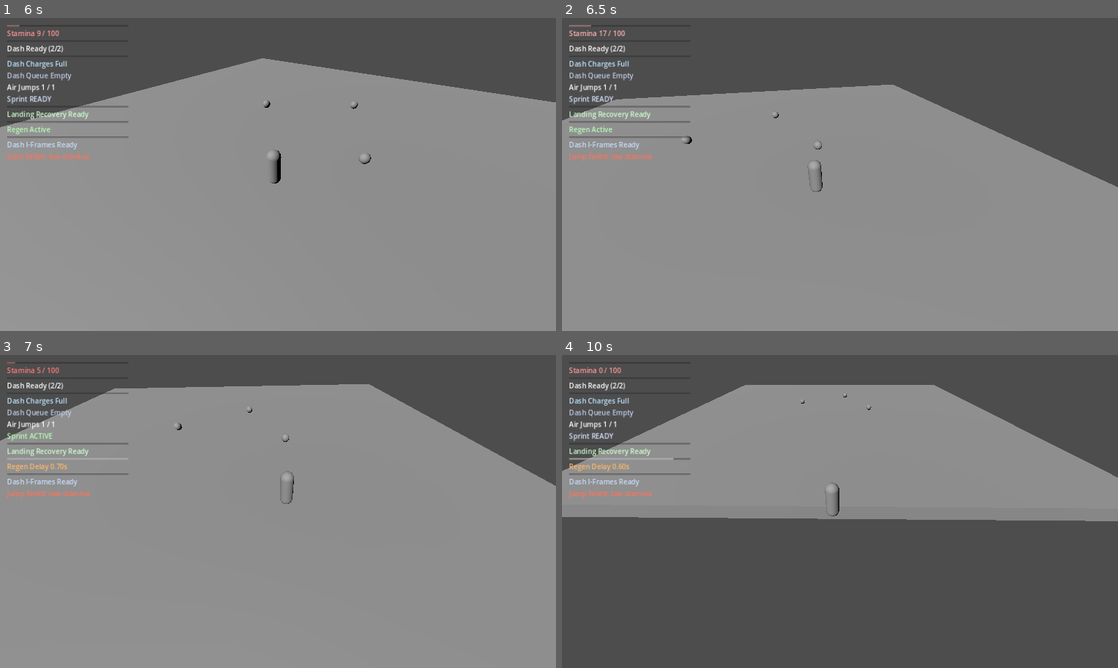
Above: before the commit, frames 1-4 (two rows, left to right).
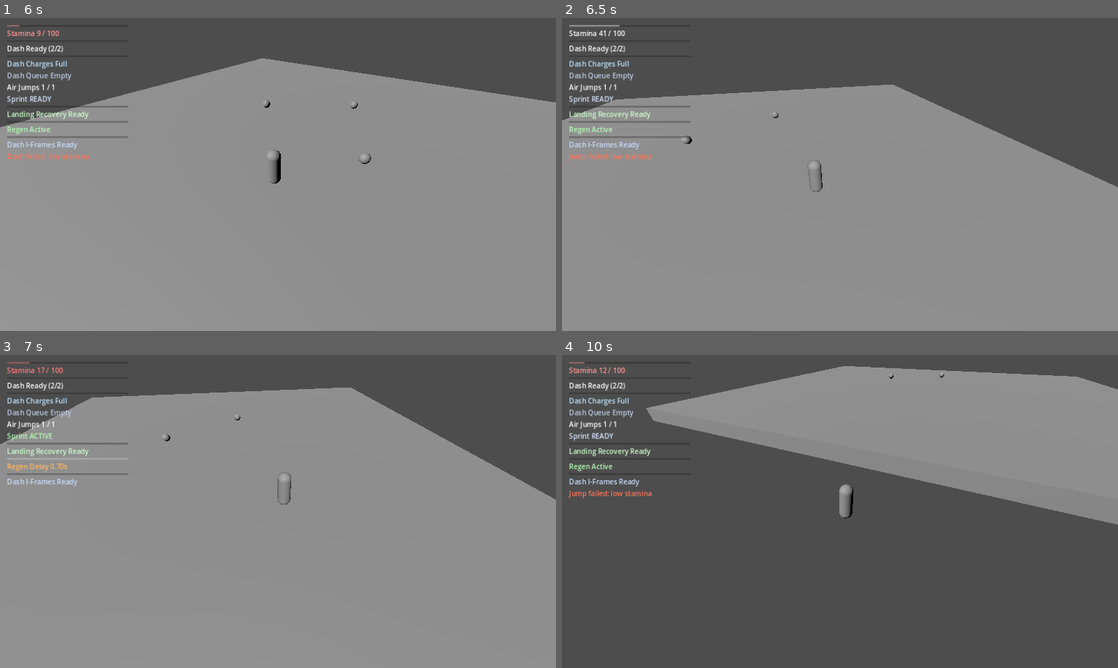
Above: after the commit, the same moments.

Repository: thegoatleroyjenkins/arpg-game
Game: Godot game, scene res://prototype3d/main_3d.tscn
Two runs of this game, one before a commit and one after it. Both use one fixed random seed, a clock stepped at 60 frames per second and the inputs below. This scene is started directly instead of the project's main scene.
Inputs (mouse positions are in pixels of both pictures, inside the frame that each line leads up to):
- Up to frame 1 (6 s): tap Enter (ui_accept) at 0.5 s; move the mouse to (305, 174) at 0.52 s; press the mouse at (305, 174) at 0.53 s; hold W (move_up) 0.53-5.78 s; tap Space (jump) at 0.77, 1.52, 3.02, 3.77, 4.52 s; move the mouse to (250, 174) at 1.27 s; release the mouse at (250, 174) at 1.28 s; tap Q (dash) at 1.35, 3.6, 5.85 s; move the mouse to (289, 168) at 2.02 s; hold Shift (sprint) 2.03-2.78 s; move the mouse to (272, 180) at 2.77 s; click (272, 180) at 2.85 s; move the mouse to (316, 177) at 3.52 s; move the mouse to (233, 171) at 4.27 s; tap Shift (sprint) at 4.35 s; move the mouse to (283, 174) at 5.02 s; press the mouse at (283, 174) at 5.03 s; move the mouse to (255, 168) at 5.77 s; release the mouse at (255, 168) at 5.78 s; hold D (move_right) from 5.78 s (still down)
- Up to frame 2 (6.5 s): keep holding D (move_right); tap Space (jump) at 6.02 s
- Up to frame 3 (7 s): move the mouse to (305, 511) at 6.52 s; release D (move_right) at 6.53 s; hold W (move_up) from 6.53 s (still down); hold Shift (sprint) from 6.53 s (still down); tap Space (jump) at 6.77 s
- Up to frame 4 (10 s): move the mouse to (812, 511) at 7.27 s; release Shift (sprint) at 7.28 s; click (812, 511) at 7.35 s; tap Space (jump) at 7.52, 9.02, 9.77 s; move the mouse to (851, 505) at 8.02 s; tap Q (dash) at 8.1 s; move the mouse to (834, 517) at 8.77 s; release W (move_up) at 8.78 s; hold A (move_left) 8.78-9.53 s; tap Shift (sprint) at 8.85 s; move the mouse to (878, 514) at 9.52 s; press the mouse at (878, 514) at 9.53 s; hold W (move_up) from 9.53 s (still down)

Frame 1 is identical in both runs. In frame 2, 0.2% of the frame differs, in the area x 1-99%, y 2-56%; in frame 3, 2.7%; in frame 4, 24%, in the area x 0-100%, y 2-55%.

Commit message:
Add low-stamina magnet behavior for stamina pickups

Diff:
--- a/prototype3d/player_3d.gd
+++ b/prototype3d/player_3d.gd
@@ -46,6 +46,7 @@
 var _last_emitted_sprint_exhausted: bool = false
 
 func _ready() -> void:
+	add_to_group("player_3d")
 	look_target = global_position
 	respawn_position = global_position
 	target_camera_distance = clamp(tuning.camera_distance, tuning.camera_min_distance, tuning.camera_max_distance)
--- a/prototype3d/stamina_pickup_3d.gd
+++ b/prototype3d/stamina_pickup_3d.gd
@@ -5,6 +5,10 @@
 @export var bob_height: float = 0.2
 @export var bob_speed: float = 2.2
 @export var spin_speed_degrees: float = 95.0
+@export_group("Magnet")
+@export var magnet_radius: float = 4.0
+@export var magnet_speed: float = 10.0
+@export_range(0.0, 1.0, 0.01) var magnet_missing_stamina_ratio: float = 0.2
 
 @onready var mesh: Node3D = $MeshInstance3D
 @onready var collision: CollisionShape3D = $CollisionShape3D
@@ -12,16 +16,19 @@
 var _active: bool = true
 var _base_y: float = 0.0
 var _time: float = 0.0
+var _spawn_origin: Vector3 = Vector3.ZERO
 
 func _ready() -> void:
 	body_entered.connect(_on_body_entered)
 	_base_y = global_position.y
+	_spawn_origin = global_position
 
 func _process(delta: float) -> void:
 	_time += delta
 	if _active and is_instance_valid(mesh):
 		mesh.rotation_degrees.y += spin_speed_degrees * delta
 		mesh.position.y = sin(_time * bob_speed) * bob_height
+		_update_magnet_motion(delta)
 
 func _on_body_entered(body: Node) -> void:
 	if not _active:
@@ -46,6 +53,7 @@
 
 func _activate() -> void:
 	_active = true
+	global_position = _spawn_origin
 	monitoring = true
 	monitorable = true
 	if is_instance_valid(collision):
@@ -53,3 +61,39 @@
 	if is_instance_valid(mesh):
 		mesh.visible = true
 		mesh.position.y = 0.0
+
+func _update_magnet_motion(delta: float) -> void:
+	if magnet_radius <= 0.0 or magnet_speed <= 0.0:
+		return
+	var player := _get_magnet_target()
+	if player == null:
+		return
+	var to_player: Vector3 = player.global_position - global_position
+	to_player.y = 0.0
+	var distance: float = to_player.length()
+	if distance <= 0.01 or distance > magnet_radius:
+		return
+	if not _target_needs_stamina(player):
+		return
+	var direction: Vector3 = to_player / distance
+	global_position += direction * magnet_speed * delta
+
+func _get_magnet_target() -> Node3D:
+	var players: Array[Node] = get_tree().get_nodes_in_group("player_3d")
+	for node in players:
+		if node is Node3D:
+			return node
+	return null
+
+func _target_needs_stamina(player: Node3D) -> bool:
+	if not player.has_method("restore_stamina"):
+		return false
+	var current_stamina: float = float(player.get("stamina"))
+	var tuning: Resource = player.get("tuning")
+	if tuning == null:
+		return true
+	var max_stamina: float = float(tuning.get("max_stamina"))
+	if max_stamina <= 0.01:
+		return false
+	var missing_ratio: float = clamp((max_stamina - current_stamina) / max_stamina, 0.0, 1.0)
+	return missing_ratio >= clamp(magnet_missing_stamina_ratio, 0.0, 1.0)
Not shown, changed: README.md
